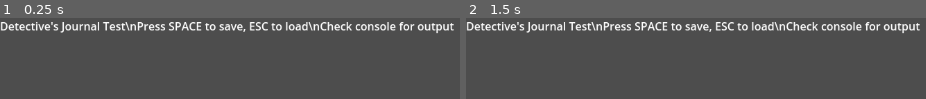
Above: before the commit, frames 1-2 (left to right).
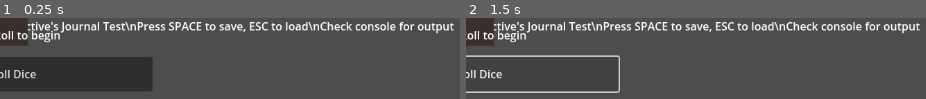
Above: after the commit, the same moments.

Repository: odhranhardy/detectivesjournal
Game: Godot game, scene res://scenes/main.tscn
Same seed, same stepped clock (60 frames per second), same inputs: the game is played once before the commit and once after it.
Inputs (mouse positions are in pixels of both pictures, inside the frame that each line leads up to):
- Up to frame 1 (0.25 s): no input
- Up to frame 2 (1.5 s): click (479, 73) at 0.5 s, where only the run after the commit has a clickable "Roll Dice"; click (479, 73) at 1.25 s, where only the run after the commit has a clickable "Roll Dice"

The runs differ from the first frame. In frame 1, 16% of the frame differs, in the area x 0-34%, y 0-91%; in frame 2, 4.6%.

Commit message:
Adding back missing folders and adding dice UI.  UI is still broke

Diff:
--- a/scenes/main.tscn
+++ b/scenes/main.tscn
@@ -9,3 +9,66 @@
 offset_right = 40.0
 offset_bottom = 23.0
 text = "Detective's Journal Test\\nPress SPACE to save, ESC to load\\nCheck console for output"
+
+[node name="DiceRoll" type="Control" parent="."]
+layout_mode = 3
+anchors_preset = 0
+offset_right = 40.0
+offset_bottom = 40.0
+
+[node name="ColorRect" type="ColorRect" parent="DiceRoll"]
+layout_mode = 1
+anchors_preset = 15
+anchor_right = 1.0
+anchor_bottom = 1.0
+grow_horizontal = 2
+grow_vertical = 2
+color = Color(0.227451, 0.184314, 0.164706, 1)
+
+[node name="VBoxContainer" type="VBoxContainer" parent="DiceRoll"]
+custom_minimum_size = Vector2(400, 300)
+layout_mode = 1
+anchors_preset = 8
+anchor_left = 0.5
+anchor_top = 0.5
+anchor_right = 0.5
+anchor_bottom = 0.5
+offset_left = -200.0
+offset_top = -150.0
+offset_right = 200.0
+offset_bottom = 250.0
+grow_horizontal = 2
+grow_vertical = 2
+theme_override_constants/separation = 20
+
+[node name="DescriptionLabel" type="Label" parent="DiceRoll/VBoxContainer"]
+layout_mode = 2
+text = "Roll 3d6 + Observation (+2)"
+horizontal_alignment = 1
+
+[node name="DiceContainer" type="HBoxContainer" parent="DiceRoll/VBoxContainer"]
+layout_mode = 2
+
+[node name="Die1" type="Label" parent="DiceRoll/VBoxContainer/DiceContainer"]
+custom_minimum_size = Vector2(80, 80)
+layout_mode = 2
+theme_override_font_sizes/font_size = 48
+text = "?"
+horizontal_alignment = 1
+
+[node name="Die2" type="Label" parent="DiceRoll/VBoxContainer/DiceContainer"]
+custom_minimum_size = Vector2(80, 80)
+layout_mode = 2
+theme_override_font_sizes/font_size = 48
+text = "?"
+horizontal_alignment = 1
+
+[node name="ResultLabel" type="Label" parent="DiceRoll/VBoxContainer"]
+layout_mode = 2
+text = "Click Roll to begin"
+horizontal_alignment = 1
+
+[node name="RollButton" type="Button" parent="DiceRoll/VBoxContainer"]
+custom_minimum_size = Vector2(200, 50)
+layout_mode = 2
+text = "Roll Dice"
Not shown, added: assets/audio/music/.gitkeep
Not shown, added: assets/audio/sfx/.gitkeep
Not shown, added: assets/fonts/.gitkeep
Not shown, added: assets/images/characters/.gitkeep
Not shown, added: assets/images/locations/.gitkeep
Not shown, added: assets/images/ui/.gitkeep
Not shown, added: create-detective-folders.ps1
Not shown, added: data/cases/.gitkeep
Not shown, added: data/characters/.gitkeep
Not shown, added: data/save_data/.gitkeep
Not shown, added: scenes/investigation/.gitkeep
Not shown, added: scenes/menus/.gitkeep
(and 4 more such lines)
